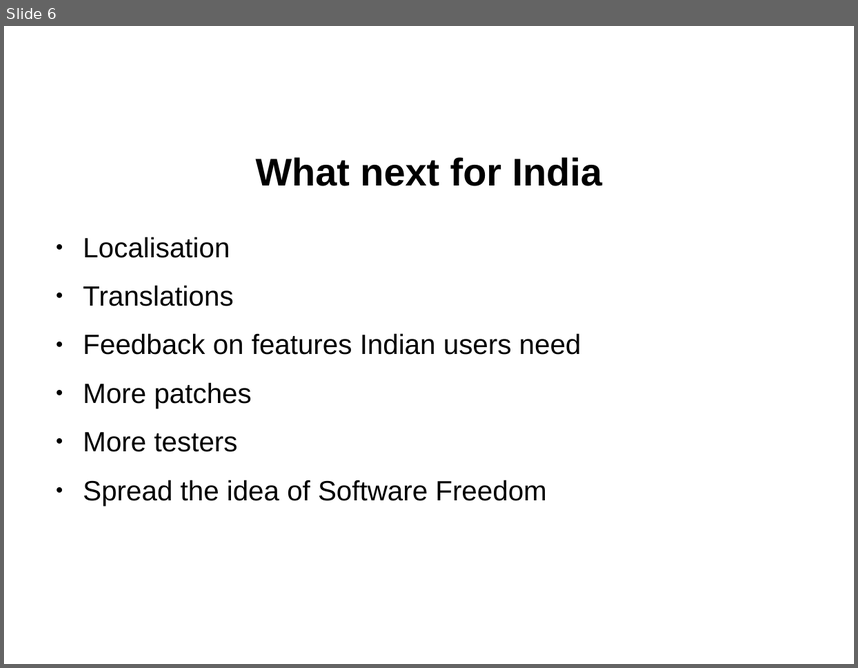
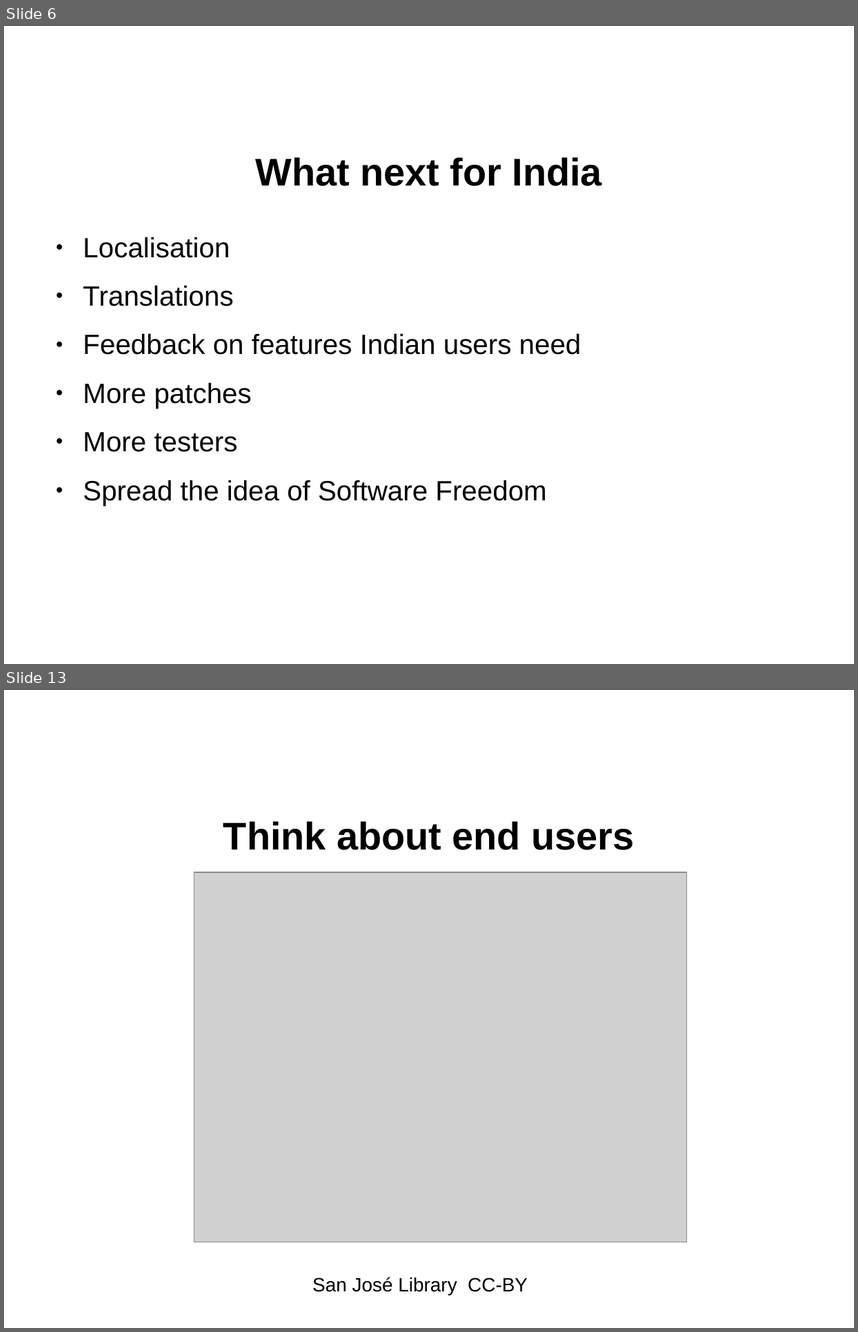
Before and after one commit to ranginui/presentation, a slide deck: kohaconclave/road_ahead/roadahead.odp. Shown one above the other, each under a label of ours: slide 6 before the commit, slides 6 and 13 after it; the slides between them are not shown. The pictures are 858x668 and 858x1332 pixels, drawn with LibreOffice and Linux fonts; fonts in the diff are those of the drawing; grey boxes stand for pictures; background and template pictures are left out. Boxes give left, top, right and bottom in pixels: in the first picture for what was removed or moved away, otherwise in the second. Text is boxed around its words. In the diff, an @@ line names an element or a change of style, - is before the commit and + after.

```diff
--- a/kohaconclave/road_ahead/roadahead.odp
+++ b/kohaconclave/road_ahead/roadahead.odp
@@ slide 13 added at [4,690,854,1328], background picture (left out) @@
@@ title added at [223,821,634,850], 36 pt, text #000000, bold @@
+Think about end users
@@ picture added at [194,872,686,1242] @@
@@ text added at [312,1276,528,1294], 18 pt, text #000000 @@
+San José Library CC-BY
```
Also in this commit, not shown: 1 slide changed, 5 other slides added.
